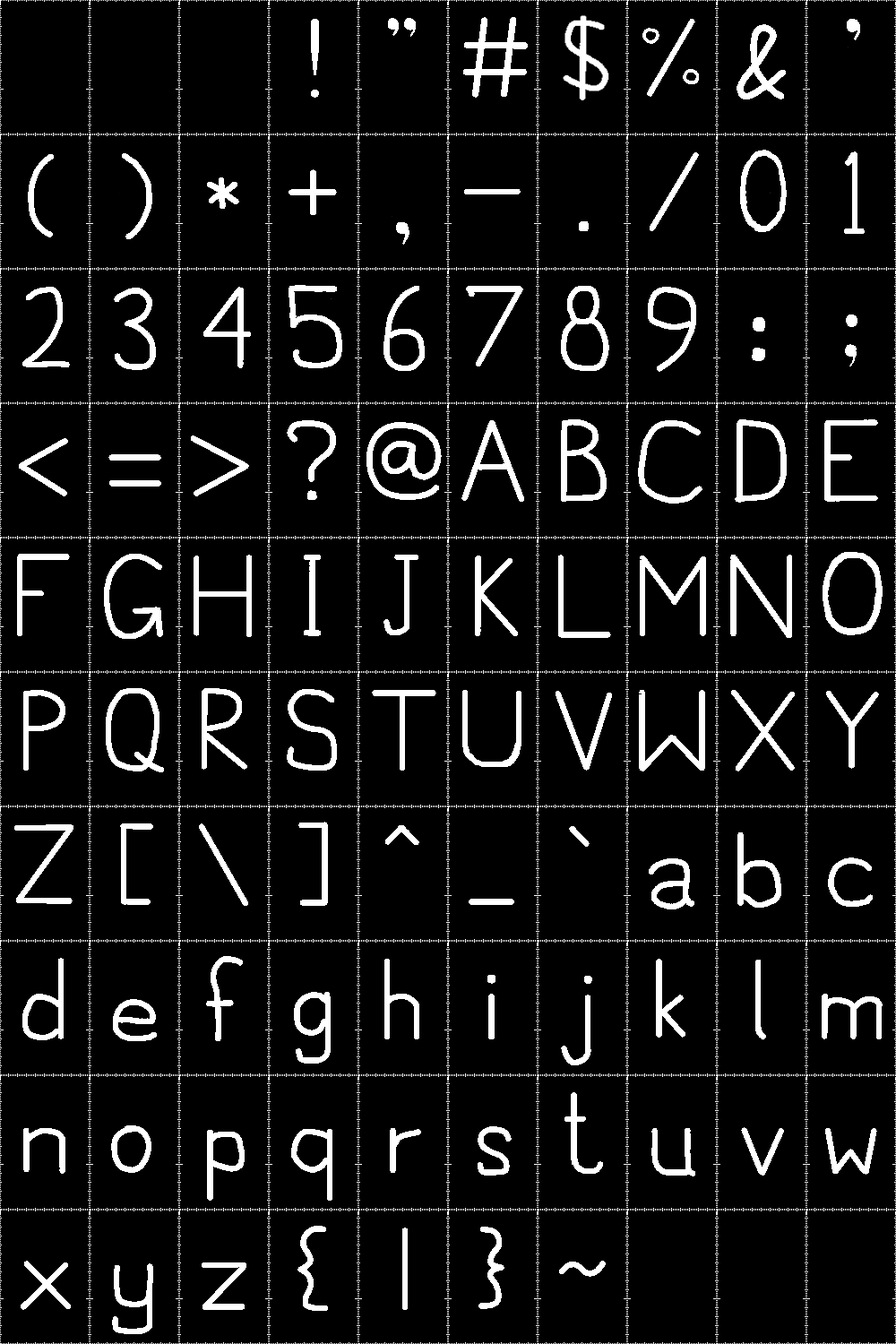
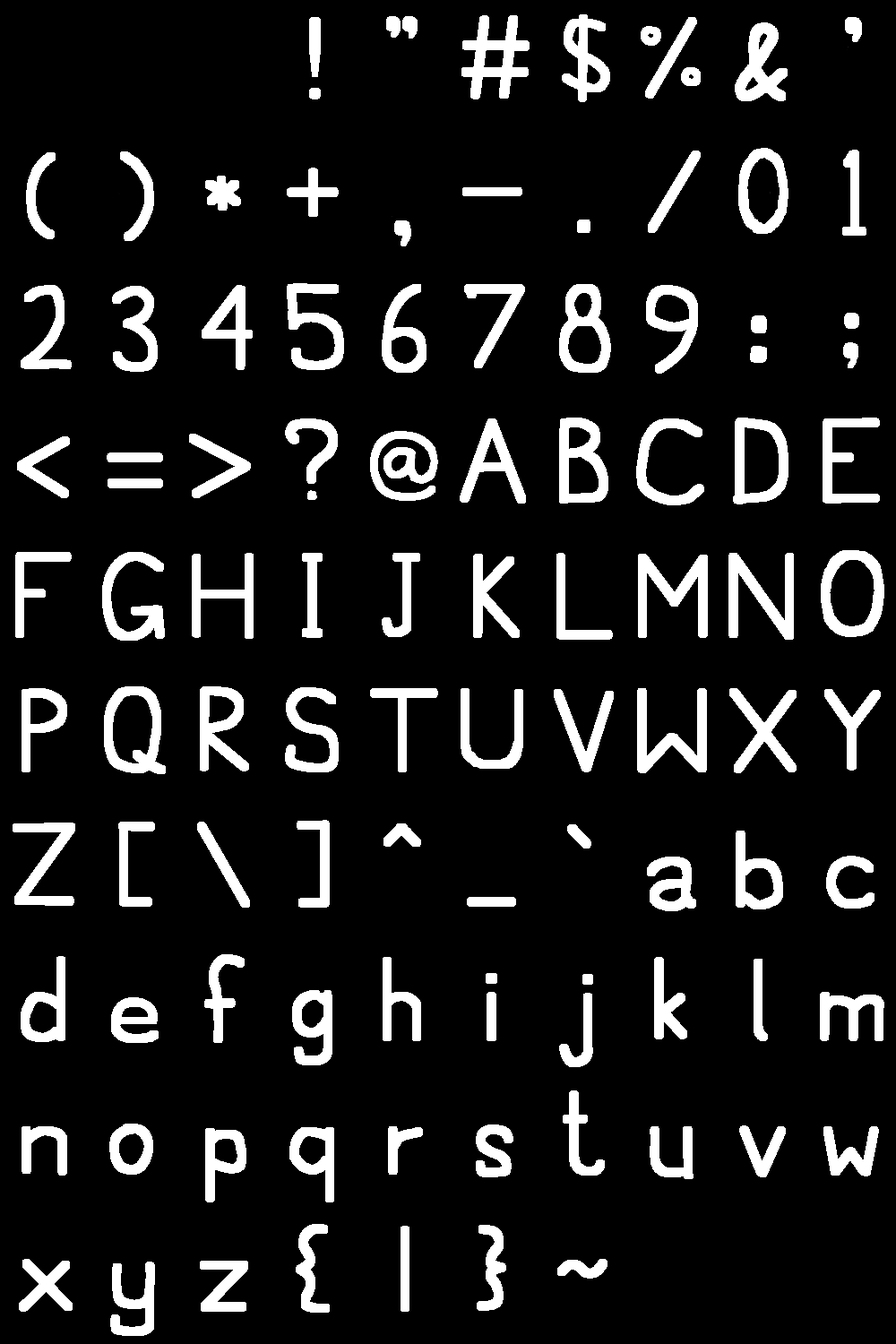
Layered file, before and after one edit (896 × 1344). Changes by layer:
hid "grid", painted on it over [0, 0, 896, 1344]
added layer "Background-thickthick-2025-02-22" above "Background-thick-2025-02-22" over [0, 0, 896, 1344]
hid "Background-orig-centering-chars-2025-02-20", painted on it over [0, 0, 896, 1344]
